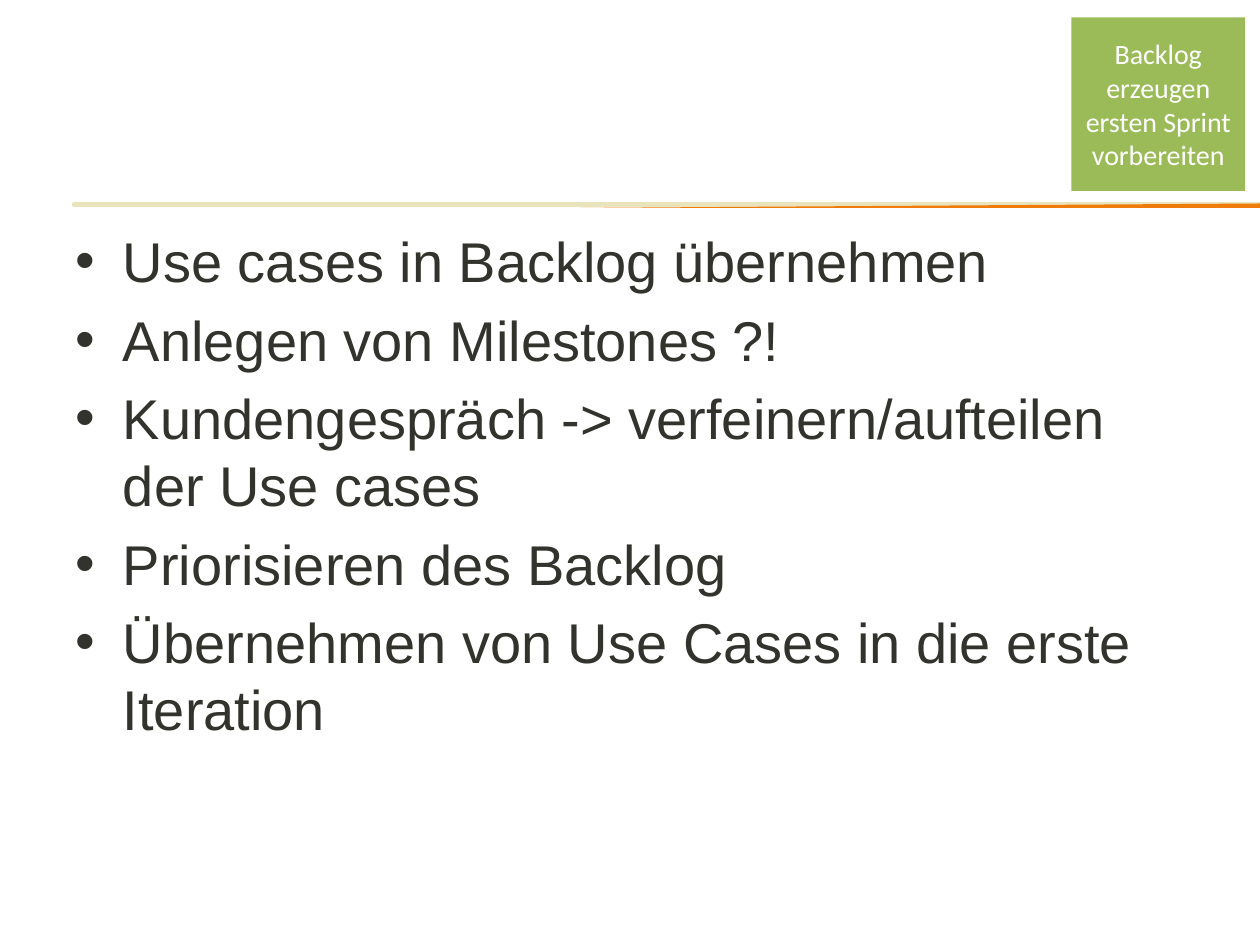
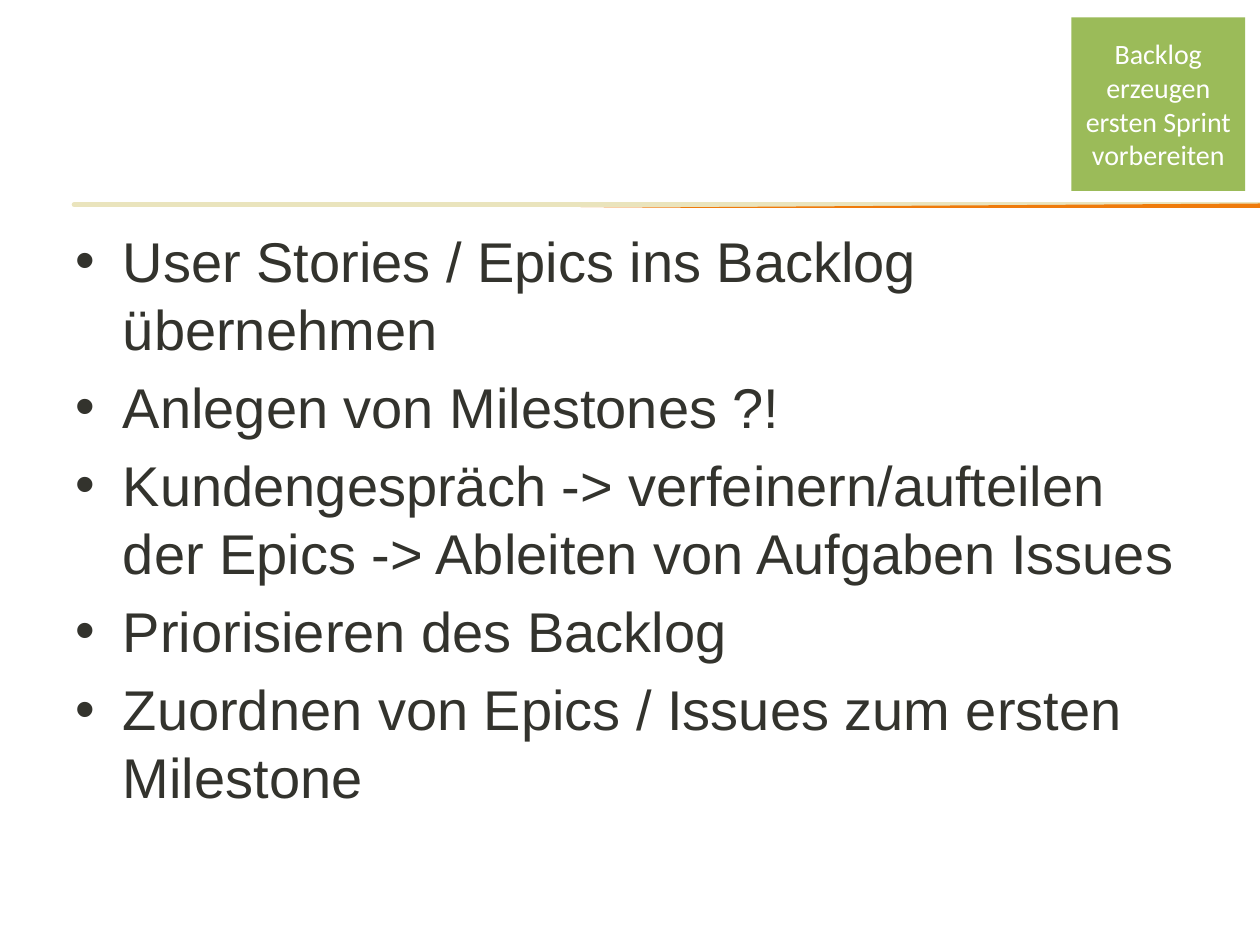
Before and after one commit to BachelorProjektAI-HSFulda/Informationen, a slide deck: slide 22 of ProjektWS1819.pptx (slide 23 before the commit). Drawn at 1260x945 pixels with LibreOffice and Linux fonts; fonts in the diff are those of the drawing; background and template pictures are left out. Boxes give left, top, right and bottom in pixels: in the first picture for what was removed or moved away, otherwise in the second. Text is boxed around its words. In the diff, an @@ line names an element or a change of style, - is before the commit and + after.

Commit message:
update slides

```diff
--- a/ProjektWS1819.pptx
+++ b/ProjektWS1819.pptx
@@ text at (x1=123, y1=241, x2=916, y2=351): text changed @@
-• Use cases in Backlog übernehmen
+• User Stories / Epics ins Backlog übernehmen
@@ text at (x1=123, y1=465, x2=1173, y2=584): text changed @@
-• Kundengespräch -> verfeinern/aufteilen der Use cases
+• Kundengespräch -> verfeinern/aufteilen der Epics -> Ableiten von Aufgaben Issues
@@ text at (x1=123, y1=689, x2=1122, y2=799): text changed @@
-• Übernehmen von Use Cases in die erste Iteration
+• Zuordnen von Epics / Issues zum ersten Milestone
```
Also in this commit, not shown: 1 other slide changed, 2 slides removed, 1 other file.
